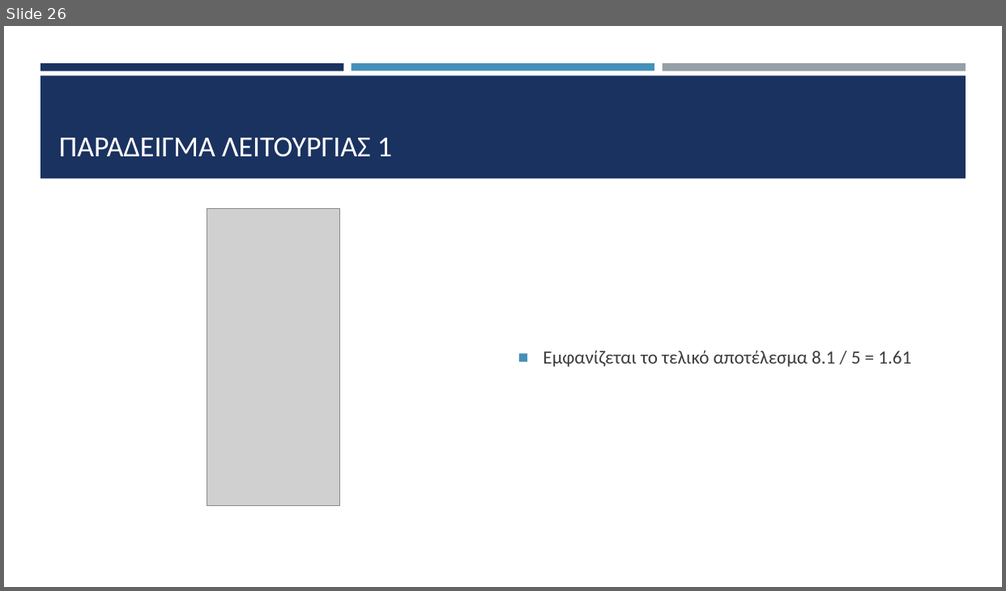
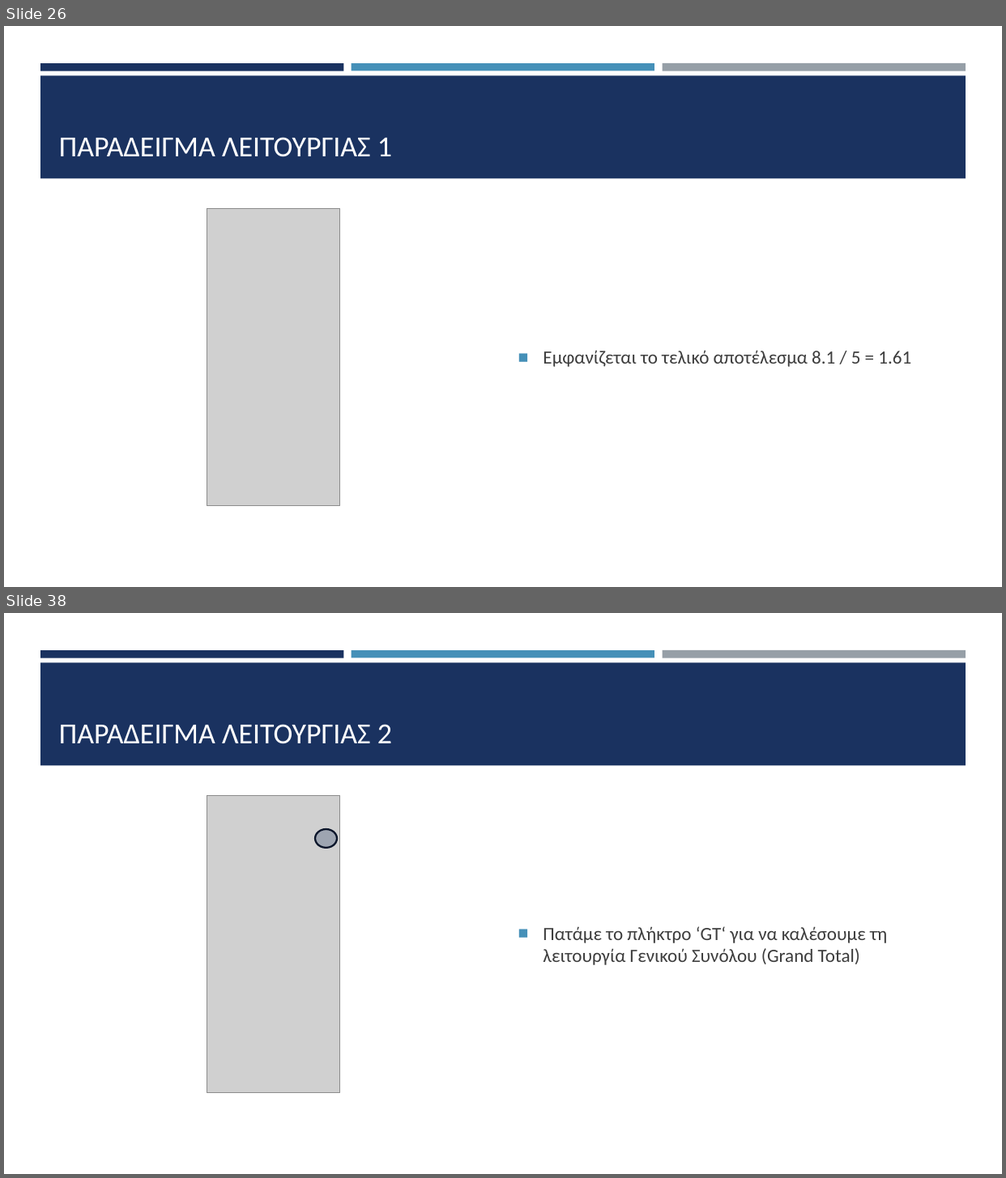
Before and after one commit to HLE47-GROUP03/Scientific_Calculator, a slide deck: sci_calc_main/documentation/HLE47-03_parousiasi.pptx. Shown one above the other, each under a label of ours: slide 26 before the commit, slides 26 and 38 after it; the slides between them are not shown. The pictures are 1006x591 and 1006x1178 pixels, drawn with LibreOffice and Linux fonts; fonts in the diff are those of the drawing; grey boxes stand for pictures. Boxes give left, top, right and bottom in pixels: in the first picture for what was removed or moved away, otherwise in the second. Text is boxed around its words. In the diff, an @@ line names an element or a change of style, - is before the commit and + after.

```diff
--- a/sci_calc_main/documentation/HLE47-03_parousiasi.pptx
+++ b/sci_calc_main/documentation/HLE47-03_parousiasi.pptx
@@ slide 38 added at [4, 613, 1002, 1174], background #FFFFFF; not listed: 4 template elements that a slide beside it also shows @@
@@ title added at [59, 724, 392, 744], 28 pt, text #FFFFFF @@
+ΠΑΡΑΔΕΙΓΜΑ ΛΕΙΤΟΥΡΓΙΑΣ 2
@@ picture added at [206, 796, 340, 1093] @@
@@ ellipse added at [315, 829, 337, 848], fill #1A3260 at 27% opacity, outline #0B162A 1.75 pt @@
@@ text added at [543, 926, 887, 965], 18 pt, text #3D3D3D @@
+■ Πατάμε το πλήκτρο ‘GT‘ για να καλέσουμε τη λειτουργία Γενικού Συνόλου (Grand Total)
```
Also in this commit, not shown: 12 other slides added, 1 other file.
